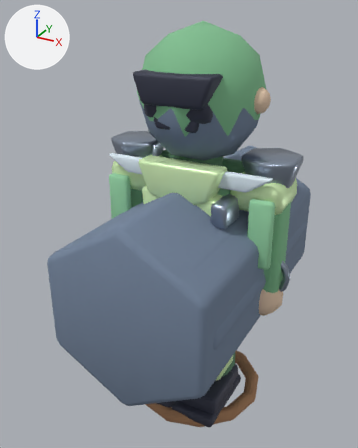
The glTF model public/assets/models/characters/archer.glb as it was, and as the next commit left it.
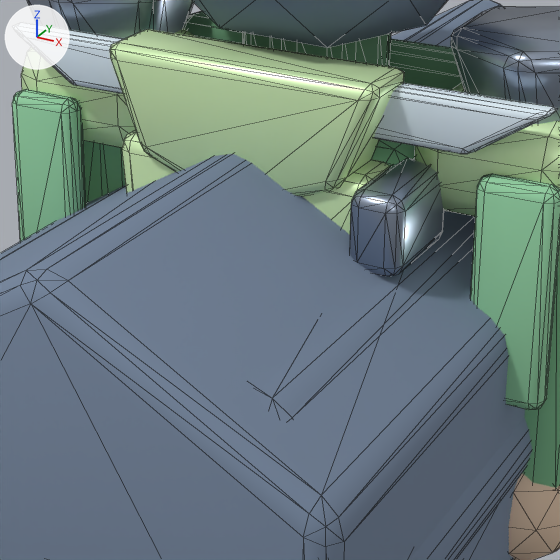
There are two pictures of each version: one whole from a 50 mm lens placed at (1.068, -2.171, 2.089), pointed at (-0.127, 0.002, 1.003), one close up on the part from 29% to 77% of the width and 33% to 70% of the height. Every picture has the same lights, and +X, +Y and +Z are marked at upper left. The last two pictures show the newer version. The close-ups show mesh edges as thin lines. Where no turn or scale is listed for an object, it has been applied to the vertices.

Names of what the first close-up shows: 'LOD1_PROXY_body', 'LOD2_PROXY_body', 'LOD2_PROXY_head', 'allyShoulderTrim', 'armPanel.L', 'armPanel.R', 'collarFront', 'rangedSight', 'shoulder.L', 'shoulder.R', 'shoulderCap.-1', 'shoulderCap.1' and 7 more.
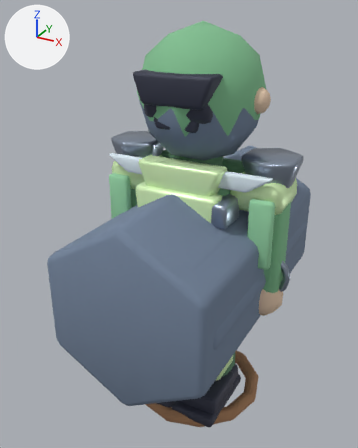
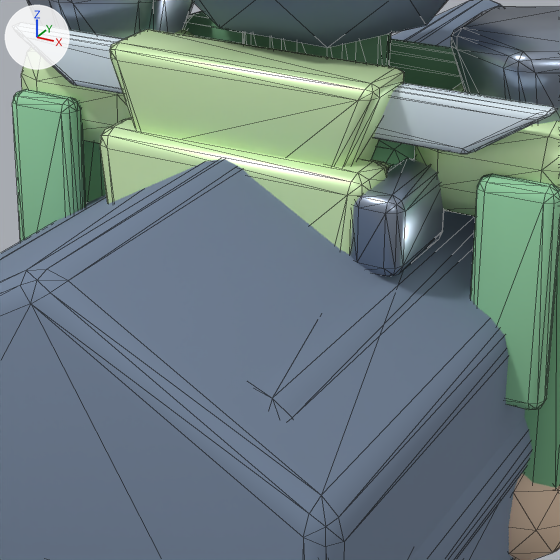
Patch to the scene script:
```diff
--- a/public/assets/models/characters/archer.glb.py
+++ b/public/assets/models/characters/archer.glb.py
@@ me_torsofrontshellmesh_002 @@
+me_torsofrontshellmesh_002.from_pydata(...)  # 68 vertices, 132 faces; spans x -0.218..0.218, y -0.05..0.05, z 0.79..1.3
+me_torsofrontshellmesh_002.materials.append(mat_mat_archer_accent)  # green #e1ffc4
@@ ob_torsofrontshell @@
+ob_torsofrontshell = bpy.data.objects.new('torsoFrontShell', me_torsofrontshellmesh_002)
+ob_torsofrontshell.location = (0.0, -0.24, 0.0)
```

Location of each change, [x1, y1, x2, y2] in pixels of the close-ups (560 x 560 px):
'torsoFrontShell', added (green)
    after: [100, 118, 387, 254]
'torsoShell', unchanged, covered by the edit
    before: [122, 130, 390, 234]
    after: [369, 159, 390, 169]
